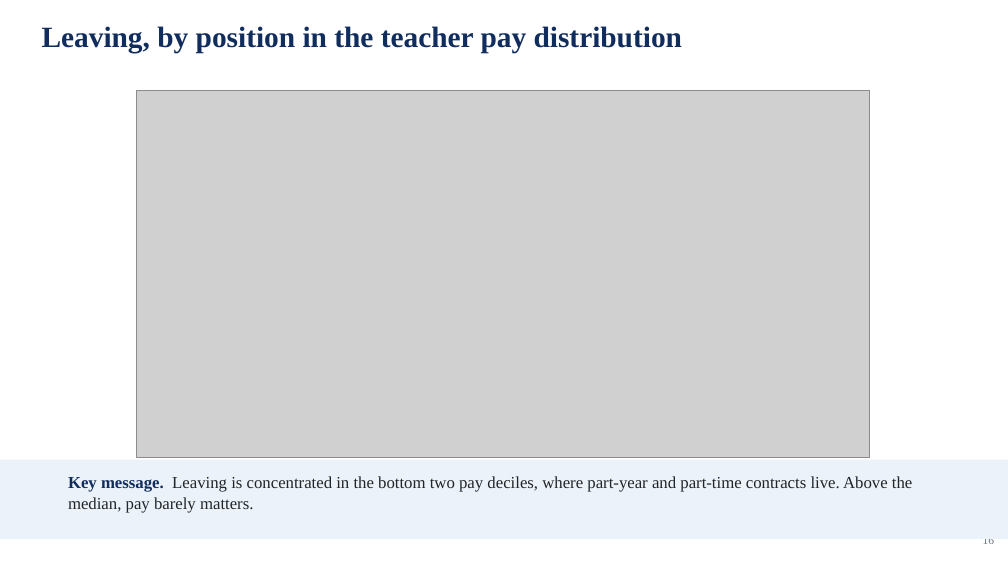
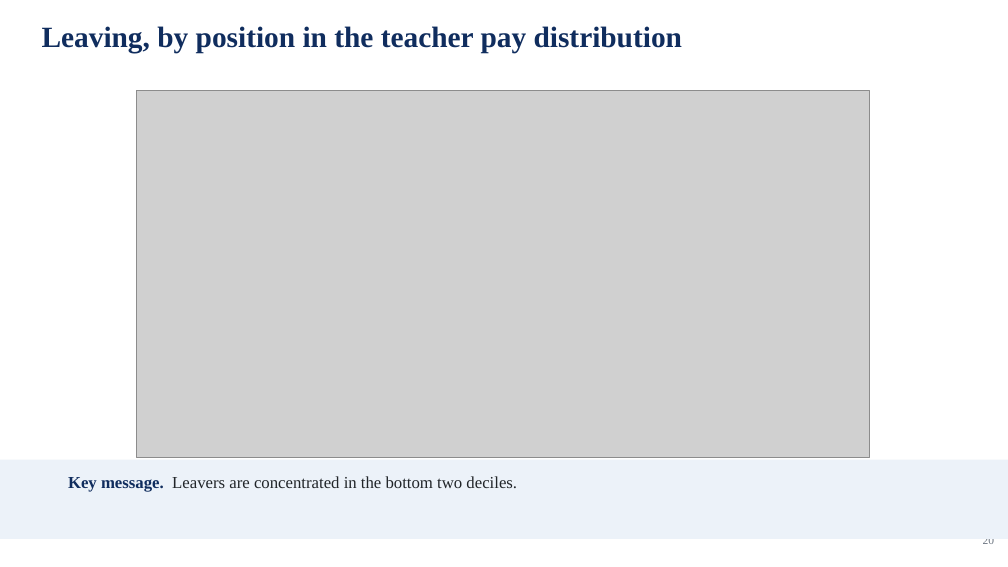
Before and after one commit to jedr1-ship-it/Alternative-Pathways----Quant, a slide deck: slide 20 of report/data_cluster/Proyect_US_policy.pptx (slide 16 before the commit). Drawn at 1008x567 pixels with LibreOffice and Linux fonts; fonts in the diff are those of the drawing; grey boxes stand for pictures. Boxes give left, top, right and bottom in pixels: in the first picture for what was removed or moved away, otherwise in the second. Text is boxed around its words. In the diff, an @@ line names an element or a change of style, - is before the commit and + after.

```diff
--- a/report/data_cluster/Proyect_US_policy.pptx
+++ b/report/data_cluster/Proyect_US_policy.pptx
@@ text at bbox=[68, 476, 517, 492]: text changed @@
-Key message. Leaving is concentrated in the bottom two pay deciles, where part-year and part-time contracts live. Above the median, pay barely matters.
+Key message. Leavers are concentrated in the bottom two deciles.
@@ text at bbox=[983, 539, 995, 544]: text changed @@
-16
+20
```
Also in this commit, not shown: 13 other slides changed, 11 slides added, 4 slides removed, 1 other file.
